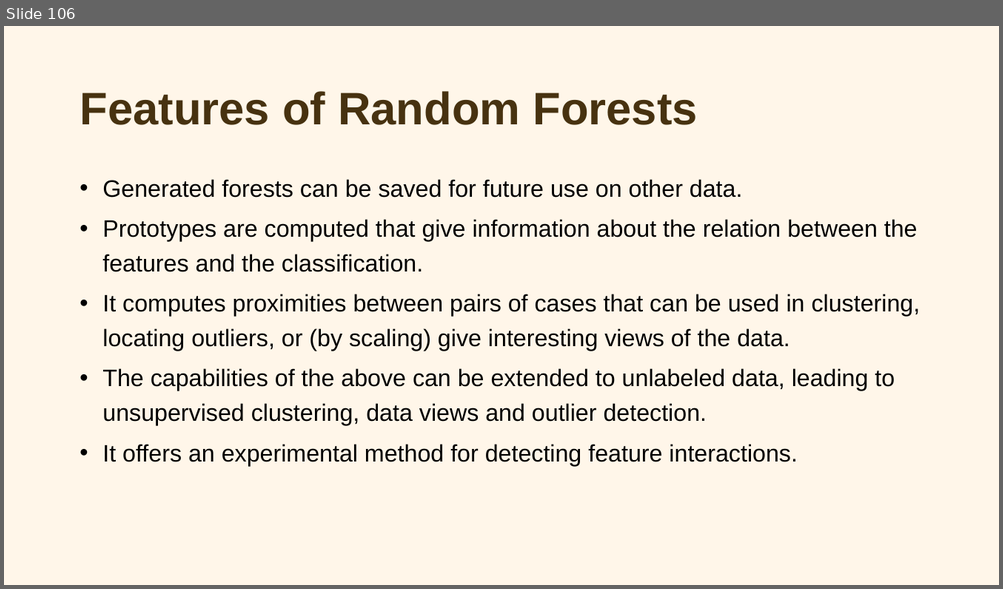
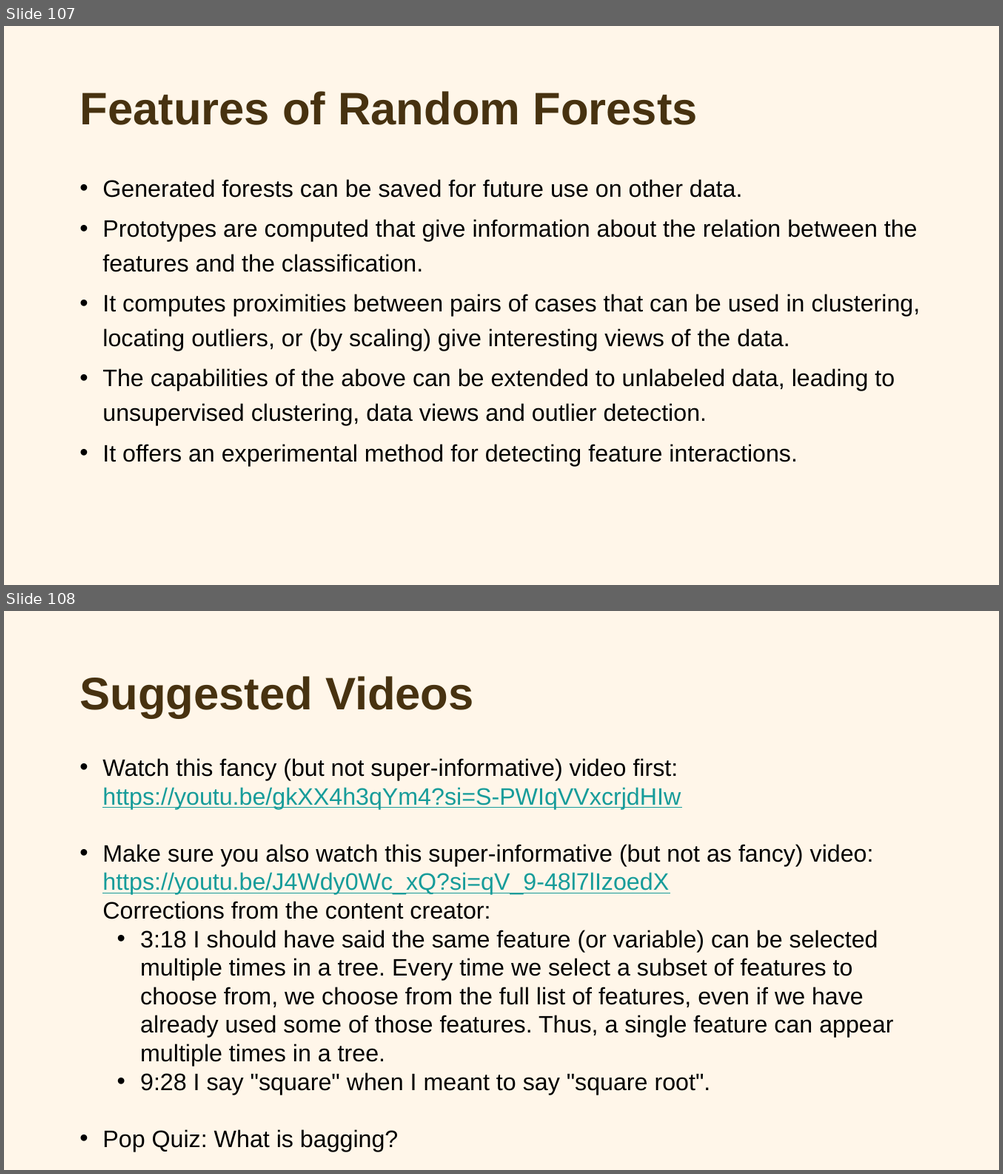
Before and after one commit to OEKundakcioglu/OEKundakcioglu.github.io, a slide deck: public/Week2/Week2.pptx. Shown one above the other, each under a label of ours: slide 106 before the commit, slides 107 and 108 after it. The pictures are 1003x589 and 1003x1174 pixels, drawn with LibreOffice and Linux fonts; fonts in the diff are those of the drawing. Boxes give left, top, right and bottom in pixels: in the first picture for what was removed or moved away, otherwise in the second. Text is boxed around its words. In the diff, an @@ line names an element or a change of style, - is before the commit and + after.

```diff
--- a/public/Week2/Week2.pptx
+++ b/public/Week2/Week2.pptx
@@ slide 108 added at (4, 611, 999, 1170), background #FFF7E9 @@
@@ title added at (79, 676, 474, 718), 44 pt, text #473210, bold @@
+Suggested Videos
@@ text added at (102, 758, 893, 1095), 23 pt, text #000000 @@
+• Watch this fancy (but not super-informative) video first: https://youtu.be/gkXX4h3qYm4?si=S-PWIqVVxcrjdHIw
+• Make sure you also watch this super-informative (but not as fancy) video: https://youtu.be/J4Wdy0Wc_xQ?si=qV_9-48l7lIzoedX
+  Corrections from the content creator:
+  • 3:18 I should have said the same feature (or variable) can be selected multiple times in a tree. Every time we select a subset of features to choose from, we choose from the full list of features, even if we have already used some of those features. Thus, a single feature can appear multiple times in a tree.
+  • 9:28 I say "square" when I meant to say "square root".
+• Pop Quiz: What is bagging?
@@ what was slide 106 is now slide 107 @@
```
Also in this commit, not shown: 2 slides changed, 1 other slide added, 7 other files.
